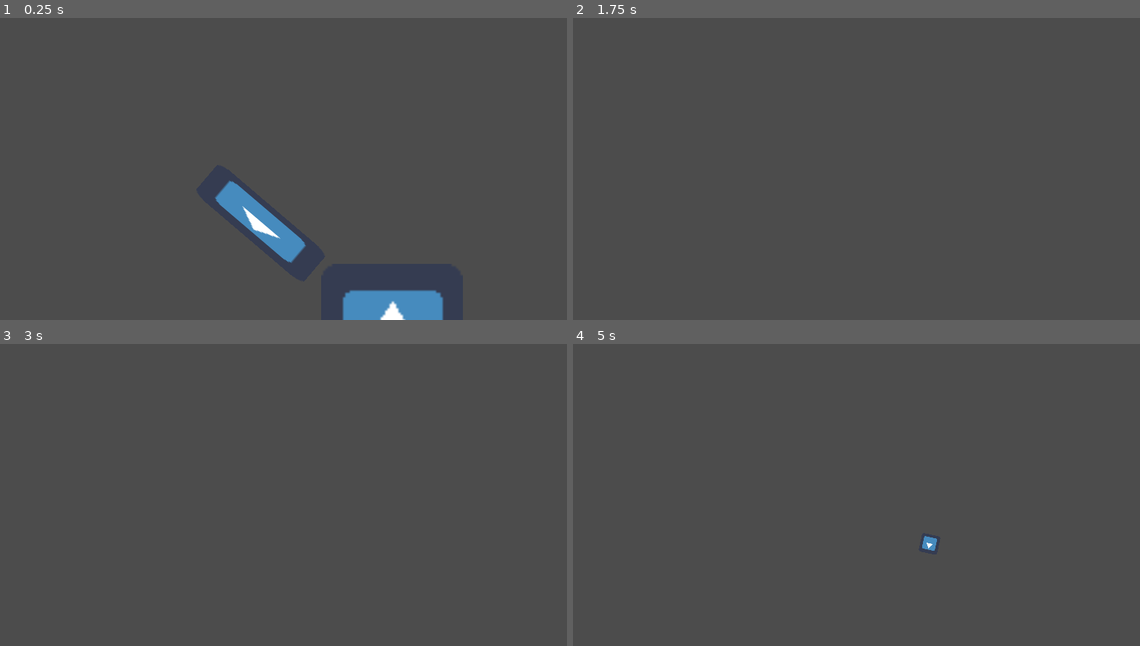
Above: before the commit, frames 1-4 (two rows, left to right).
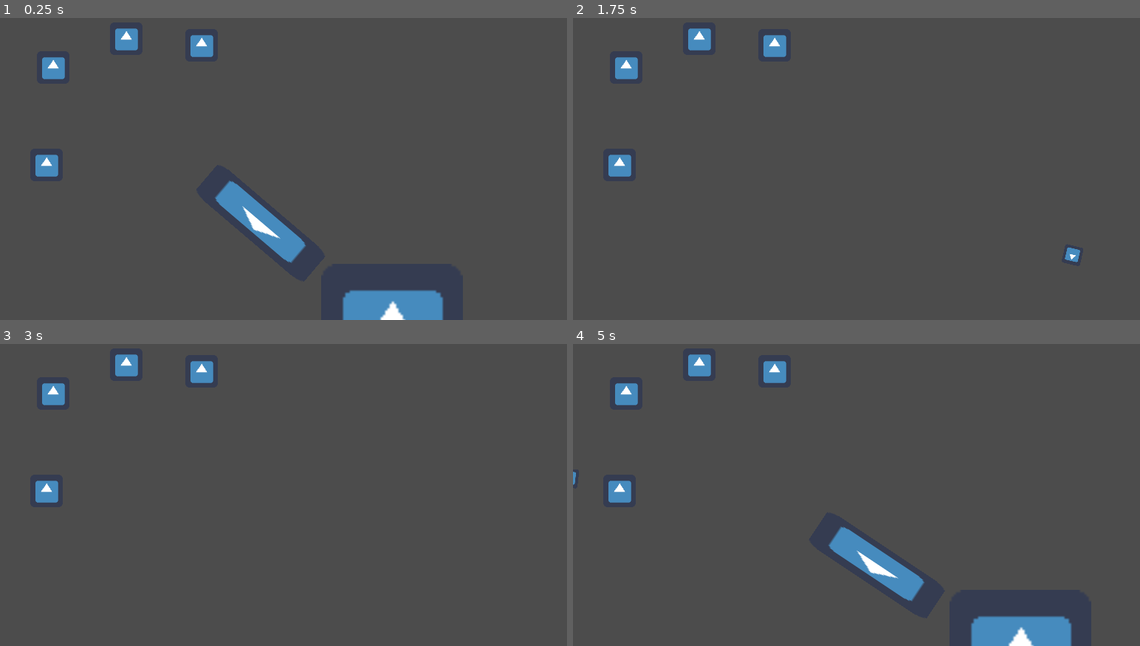
Above: after the commit, the same moments.

Repository: BytePlayersStudio/LD44
Game: Godot game, scene res://Scenes/Level1.tscn
Two runs of this game, one before a commit and one after it. Both use one fixed random seed, a clock stepped at 60 frames per second and the inputs below. The engine's default icon, where the game draws it, is replaced by a stand-in: a white triangle on a blue panel in a dark square.
Inputs (mouse positions are in pixels of both pictures, inside the frame that each line leads up to):
- Up to frame 1 (0.25 s): no input
- Up to frame 2 (1.75 s): tap Enter at 0.5 s; move the mouse to (981, 144) at 0.52 s; hold D (move_right) 0.53-1.28 s; right-click (981, 144) at 0.6 s; tap Space at 1.25 s; move the mouse to (743, 175) at 1.27 s; hold S (move_down) from 1.28 s (still down); click (743, 175) at 1.35 s; right-click (743, 175) at 1.55 s
- Up to frame 3 (3 s): move the mouse to (340, 416) at 2.02 s; release S (move_down) at 2.03 s; hold D (move_right) 2.03-2.78 s; right-click (340, 416) at 2.1 s; tap Enter at 2.75 s; move the mouse to (255, 549) at 2.77 s; hold W (move_up) from 2.78 s (still down); right-click (255, 549) at 2.85 s
- Up to frame 4 (5 s): tap Space at 3.5 s; move the mouse to (1026, 534) at 3.52 s; release W (move_up) at 3.53 s; press the mouse at (1026, 534) at 3.53 s; hold A (move_left) from 3.53 s (still down); right-click (1026, 534) at 3.8 s; move the mouse to (686, 437) at 4.27 s; release the mouse at (686, 437) at 4.28 s; right-click (686, 437) at 4.35 s

The runs differ from the first frame. In frame 1, 1.2% of the frame differs, in the area x 6-38%, y 3-53%; in frame 2, 1.3%; in frame 3, 1.2%; in frame 4, 4.6%, in the area x 0-89%, y 3-100%.

Commit message:
Added Life source functionality to the player

Diff:
--- a/LD44/Scenes/Bullet.tscn
+++ b/LD44/Scenes/Bullet.tscn
@@ -7,7 +7,10 @@
 extents = Vector2( 3.34037, 3.50781 )
 
 [node name="Bullet" type="KinematicBody2D"]
+collision_layer = 4
+collision_mask = 2
 script = ExtResource( 1 )
+speed = 600
 
 [node name="Sprite" type="Sprite" parent="."]
 scale = Vector2( 0.132436, 0.132436 )
--- a/LD44/Scenes/Level1.tscn
+++ b/LD44/Scenes/Level1.tscn
@@ -1,8 +1,21 @@
-[gd_scene load_steps=2 format=2]
+[gd_scene load_steps=3 format=2]
 
 [ext_resource path="res://Scenes/Player.tscn" type="PackedScene" id=1]
+[ext_resource path="res://Scenes/LifeSource.tscn" type="PackedScene" id=2]
 
 [node name="Level1" type="Node2D"]
 
 [node name="Player" parent="." instance=ExtResource( 1 )]
 position = Vector2( 176.897, 150.732 )
+
+[node name="LifeSource" parent="." instance=ExtResource( 2 )]
+position = Vector2( 56.9999, 17 )
+
+[node name="LifeSource2" parent="." instance=ExtResource( 2 )]
+position = Vector2( 23.9999, 29.9999 )
+
+[node name="LifeSource3" parent="." instance=ExtResource( 2 )]
+position = Vector2( 20.9999, 73.9998 )
+
+[node name="LifeSource4" parent="." instance=ExtResource( 2 )]
+position = Vector2( 90.9998, 19.9999 )
--- /dev/null
+++ b/LD44/Scenes/LifeSource.tscn
@@ -0,0 +1,16 @@
+[gd_scene load_steps=3 format=2]
+
+[ext_resource path="res://icon.png" type="Texture" id=1]
+
+[sub_resource type="RectangleShape2D" id=1]
+extents = Vector2( 6.97203, 7.25444 )
+
+[node name="LifeSource" type="Area2D"]
+collision_layer = 9
+
+[node name="Sprite" type="Sprite" parent="."]
+scale = Vector2( 0.227201, 0.227201 )
+texture = ExtResource( 1 )
+
+[node name="CollisionShape2D" type="CollisionShape2D" parent="."]
+shape = SubResource( 1 )
--- a/LD44/Scenes/Player.tscn
+++ b/LD44/Scenes/Player.tscn
@@ -7,9 +7,11 @@
 [sub_resource type="RectangleShape2D" id=1]
 extents = Vector2( 28.1584, 27.6578 )
 
+[sub_resource type="CircleShape2D" id=2]
+radius = 143.402
+
 [node name="Player" type="KinematicBody2D"]
 script = ExtResource( 1 )
-speed = 600
 
 [node name="Body" type="Sprite" parent="."]
 texture = ExtResource( 2 )
@@ -18,9 +20,15 @@
 shape = SubResource( 1 )
 
 [node name="GunPivot" type="Position2D" parent="."]
+editor/display_folded = true
 
 [node name="GunPosition" type="Position2D" parent="GunPivot"]
 position = Vector2( 46.0975, 0 )
 
 [node name="Gun" parent="GunPivot/GunPosition" instance=ExtResource( 3 )]
 position = Vector2( 31.6977, 0 )
+
+[node name="AbsorbArea" type="Area2D" parent="."]
+
+[node name="CollisionShape2D" type="CollisionShape2D" parent="AbsorbArea"]
+shape = SubResource( 2 )
--- a/LD44/Scripts/Player.gd
+++ b/LD44/Scripts/Player.gd
@@ -5,12 +5,20 @@
 
 onready var gunPivot : Position2D = get_node("GunPivot")
 onready var gun : Gun = get_node("GunPivot/GunPosition/Gun")
+onready var absorbArea : Area2D =  get_node("AbsorbArea")
+
+export var speed = 500;
+export var absorbed_life : float = 50
+export var life_per_life_source : float = 20 #TODO: move this variable to the LifeSource script. CHAPUZA
+
 var move_direction = Vector2(0,0)
-export var speed = 300;
+var overlapping_life_sources = []
+
 
 
 func _process(delta) -> void:
 	control_gun(delta)
+
 
 func _physics_process(delta):
 	move(delta)
@@ -20,6 +28,10 @@
 	gunPivot.look_at(get_global_mouse_position())
 	if Input.is_action_pressed("shoot"):
 		gun.shoot()
+	if Input.is_action_just_pressed("absorb_life"):
+		#Maybe use a timer to use the ability
+		absorb_life()
+
 
 func move(delta) -> void:
 	move_and_slide(get_input_direction().normalized() * speed)
@@ -30,3 +42,12 @@
 	input_direction.x = int(Input.is_action_pressed("move_right")) - int(Input.is_action_pressed("move_left"))
 	input_direction.y = int(Input.is_action_pressed("move_down")) - int(Input.is_action_pressed("move_up"))
 	return input_direction
+
+
+func absorb_life():
+	#TODO: Be aware that we have to deactivate the life sources somehow, maybe sending a signal to all of the life_sources
+	#in the overlapping_life_sources array.
+	overlapping_life_sources = absorbArea.get_overlapping_areas()
+	absorbed_life += life_per_life_source * overlapping_life_sources.size()
+	#TODO: Send absorbed_life to the GUI every time it updates.
+	print(absorbed_life)
--- a/LD44/project.godot
+++ b/LD44/project.godot
@@ -72,6 +72,18 @@
 "events": [ Object(InputEventMouseButton,"resource_local_to_scene":false,"resource_name":"","device":0,"alt":false,"shi …(212 unchanged characters)…
  ]
 }
+absorb_life={
+"deadzone": 0.5,
+"events": [ Object(InputEventMouseButton,"resource_local_to_scene":false,"resource_name":"","device":0,"alt":false,"shift":false,"control":false,"meta":false,"command":false,"button_mask":0,"position":Vector2( 0, 0 ),"global_position":Vector2( 0, 0 ),"factor":1.0,"button_index":2,"pressed":false,"doubleclick":false,"script":null)
+ ]
+}
+
+[layer_names]
+
+2d_physics/layer_1="Player"
+2d_physics/layer_2="Enemy"
+2d_physics/layer_3="Bullet"
+2d_physics/layer_4="LifeSource"
 
 [rendering]
 
Not shown: 1 places in LD44/Scenes/Player.tscn that only renumber resources
